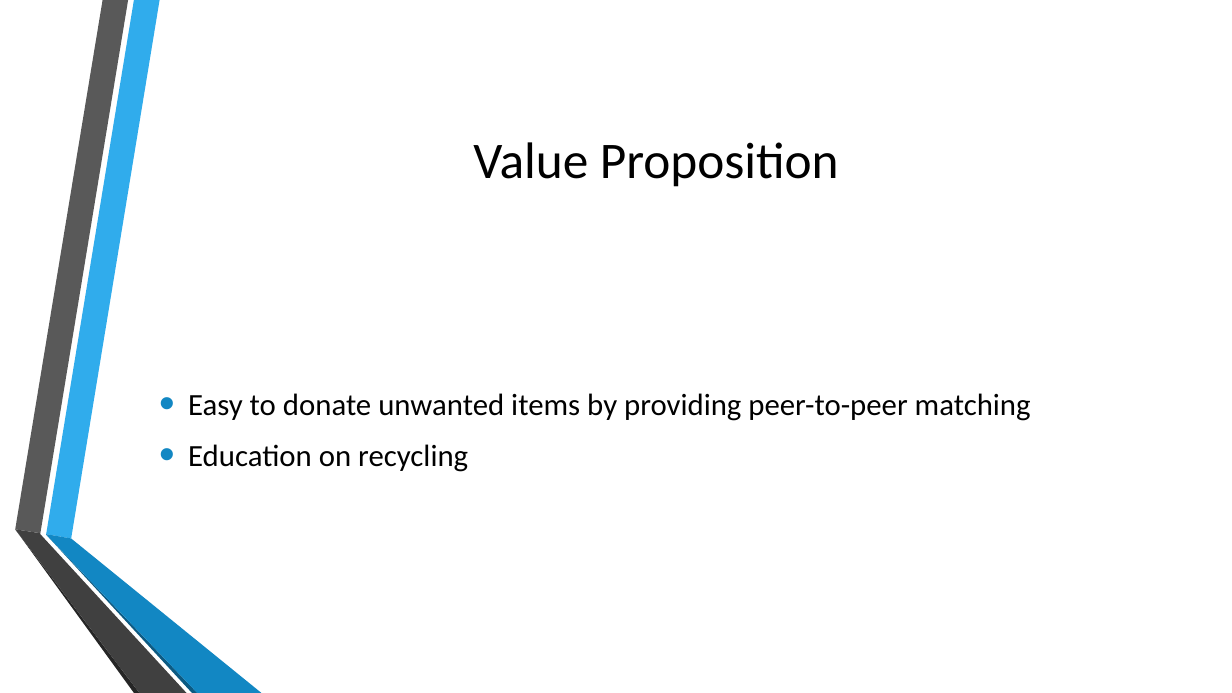
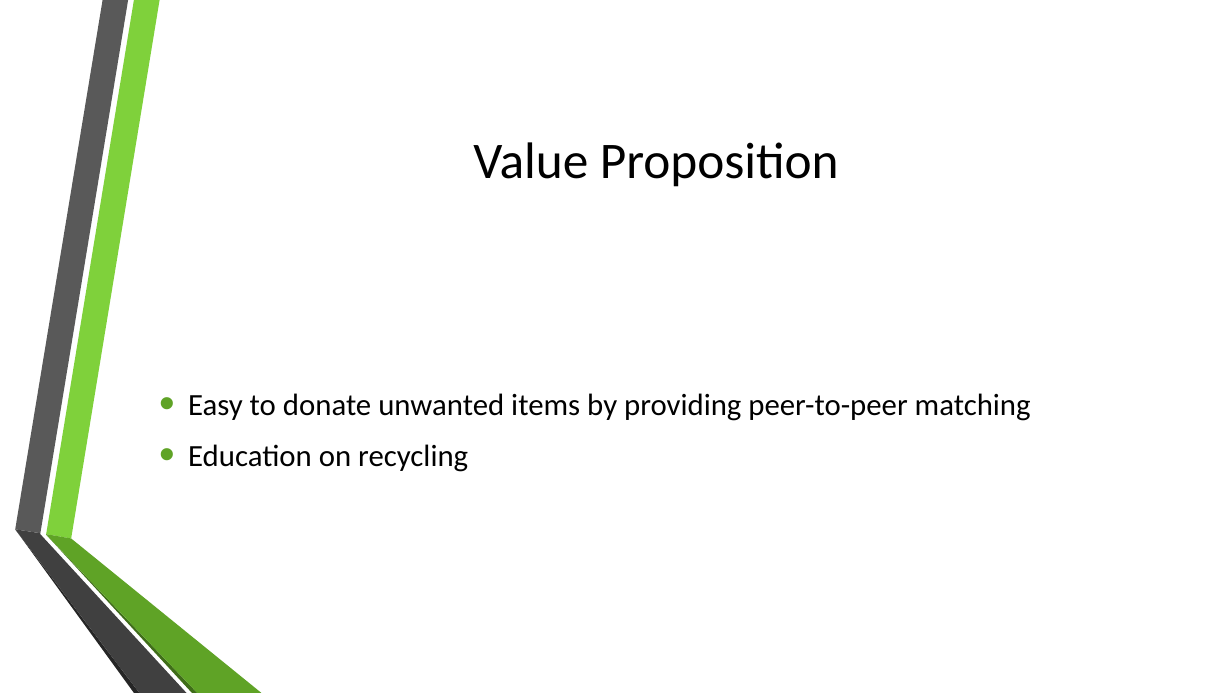
Before and after one commit to harishv7/thegreenlist, a slide deck: slide 2 of Greenlist.pptx. Drawn at 1232x693 pixels with LibreOffice and Linux fonts; fonts in the diff are those of the drawing; background and template pictures are left out. Boxes give left, top, right and bottom in pixels: in the first picture for what was removed or moved away, otherwise in the second. Text is boxed around its words. In the diff, an @@ line names an element or a change of style, - is before the commit and + after.

```diff
--- a/Greenlist.pptx
+++ b/Greenlist.pptx
@@ freeform shape at bbox=[46, 0, 160, 539]: fill #30ACEC to #7FD13B @@
@@ text "Easy to donate unwanted items ..." at bbox=[188, 393, 1031, 472]: bullet colour #1287C3 to #5FA326 @@
@@ freeform shape at bbox=[46, 535, 198, 693]: fill #0C5A82 to #3F6D19 @@
@@ freeform shape at bbox=[46, 534, 262, 693]: fill #1287C3 to #5FA326 @@
```
Also in this commit, not shown: 7 other slides changed, 1 other file.
